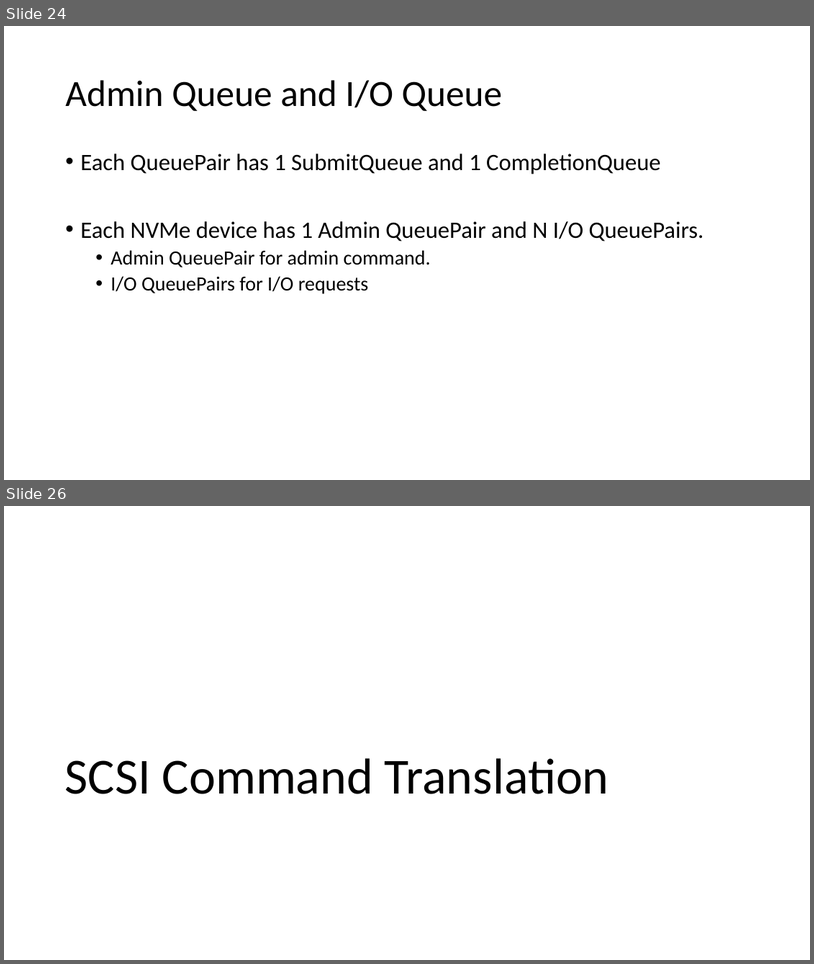
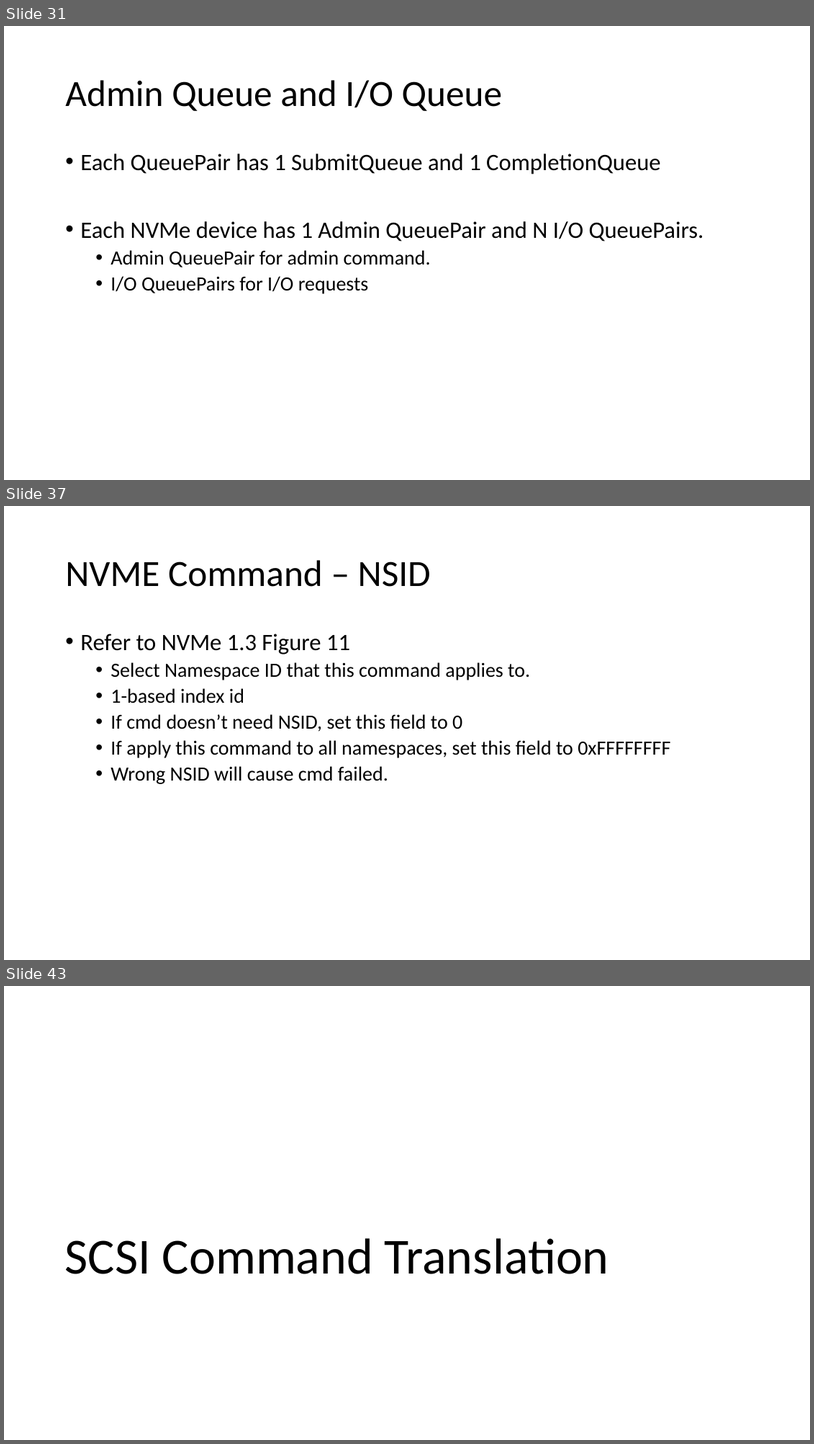
Before and after one commit to smokingpc/glendronach, a slide deck: doc/SPCNVMe_Introduction_and_Design.pptx. Shown one above the other, each under a label of ours: slides 24 and 26 before the commit, slides 31, 37 and 43 after it; the slides between them are not shown. The pictures are 814x964 and 814x1444 pixels, drawn with LibreOffice and Linux fonts; fonts in the diff are those of the drawing. Boxes give left, top, right and bottom in pixels: in the first picture for what was removed or moved away, otherwise in the second. Text is boxed around its words. In the diff, an @@ line names an element or a change of style, - is before the commit and + after.

```diff
--- a/doc/SPCNVMe_Introduction_and_Design.pptx
+++ b/doc/SPCNVMe_Introduction_and_Design.pptx
@@ slide 37 added at bbox=[4, 506, 810, 960], background #FFFFFF @@
@@ title added at bbox=[65, 560, 431, 587], 44 pt, text #000000 @@
+NVME Command – NSID
@@ text added at bbox=[80, 633, 671, 784], 24 pt, text #000000 @@
+• Refer to NVMe 1.3 Figure 11
+  • Select Namespace ID that this command applies to.
+  • 1-based index id
+  • If cmd doesn’t need NSID, set this field to 0
+  • If apply this command to all namespaces, set this field to 0xFFFFFFFF
+  • Wrong NSID will cause cmd failed.
@@ what was slide 24 is now slide 31 @@
@@ what was slide 26 is now slide 43 @@
```
Also in this commit, not shown: 4 slides changed, 17 other slides added, 1 slide removed, 1 other file.
